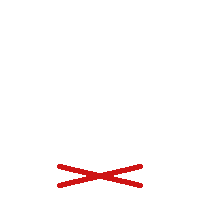
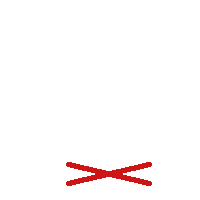
Layers edited between the first and the second 200 × 200 image:
added group "humanoid" with 4 layers above "centauroid" over [57,162,152,188]
hid "limping", moved it into group "humanoid" over [57,164,143,188]
added group "centauroid" with 4 layers above "background" over [57,162,152,186]
added layer "limping #1" in group "centauroid" over [66,162,152,186]
